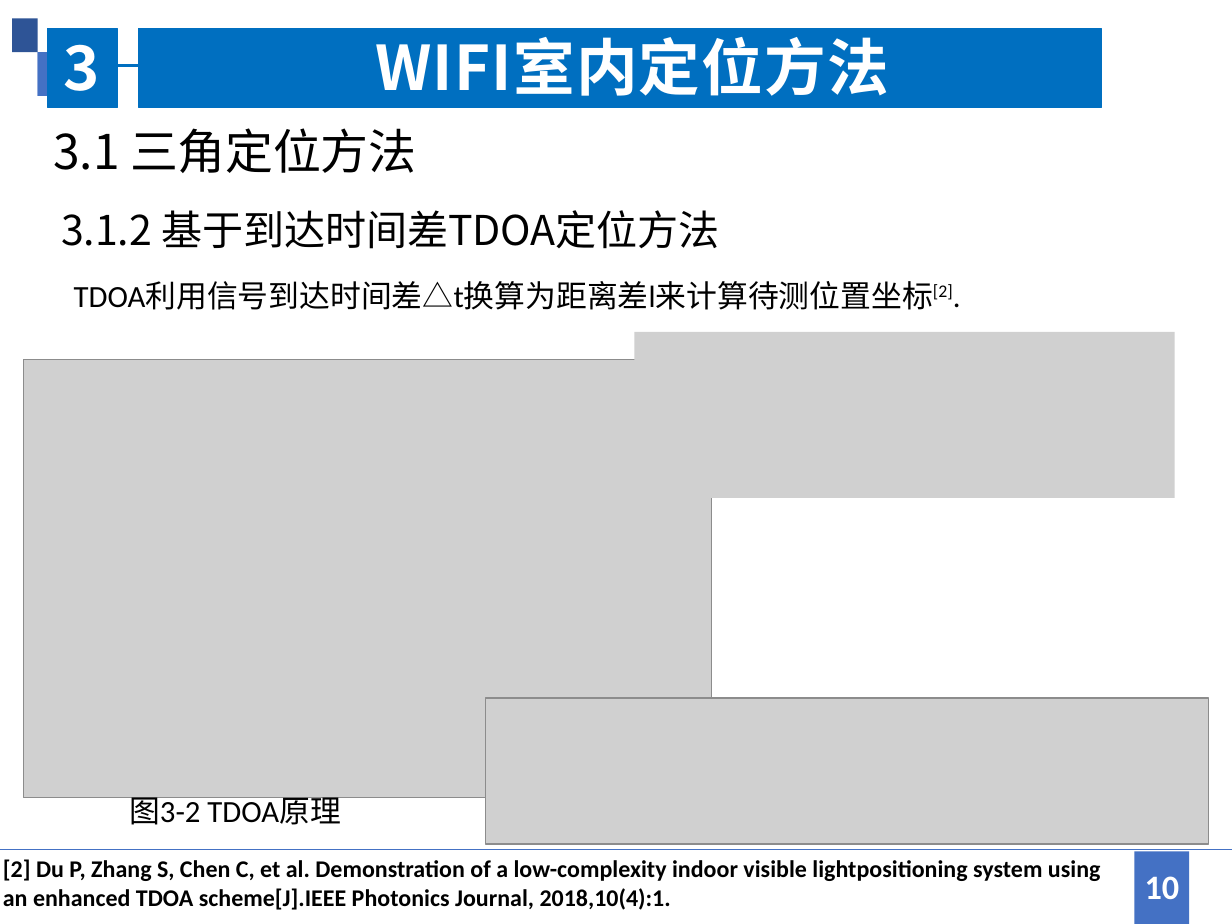
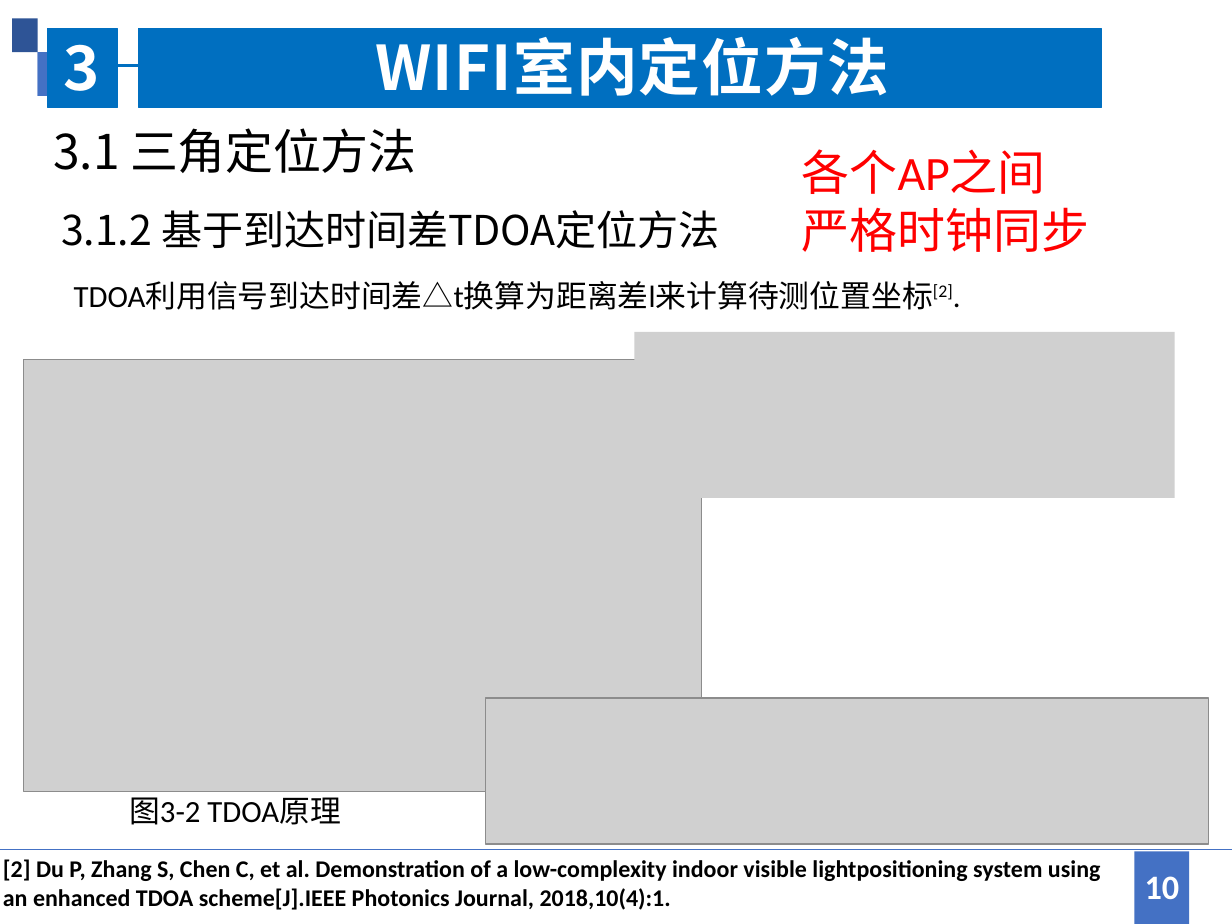
Before and after one commit to jingwei1205/MyCourse, a slide deck: slide 10 of 卫星定位/WIFI室内定位方法综述.pptx. Drawn at 1232x924 pixels with LibreOffice and Linux fonts; fonts in the diff are those of the drawing; grey boxes stand for pictures. Boxes give left, top, right and bottom in pixels: in the first picture for what was removed or moved away, otherwise in the second. Text is boxed around its words. In the diff, an @@ line names an element or a change of style, - is before the commit and + after.

```diff
--- a/卫星定位/WIFI室内定位方法综述.pptx
+++ b/卫星定位/WIFI室内定位方法综述.pptx
@@ text added at bbox=[802, 149, 1089, 252], 28 pt, text #FF0000 @@
+各个AP之间
+严格时钟同步
@@ picture: place and size @@
-picture at bbox=[23, 360, 712, 798]
+picture at bbox=[23, 360, 702, 791]
```
Also in this commit, not shown: 1 other slide changed, 1 slide added.
